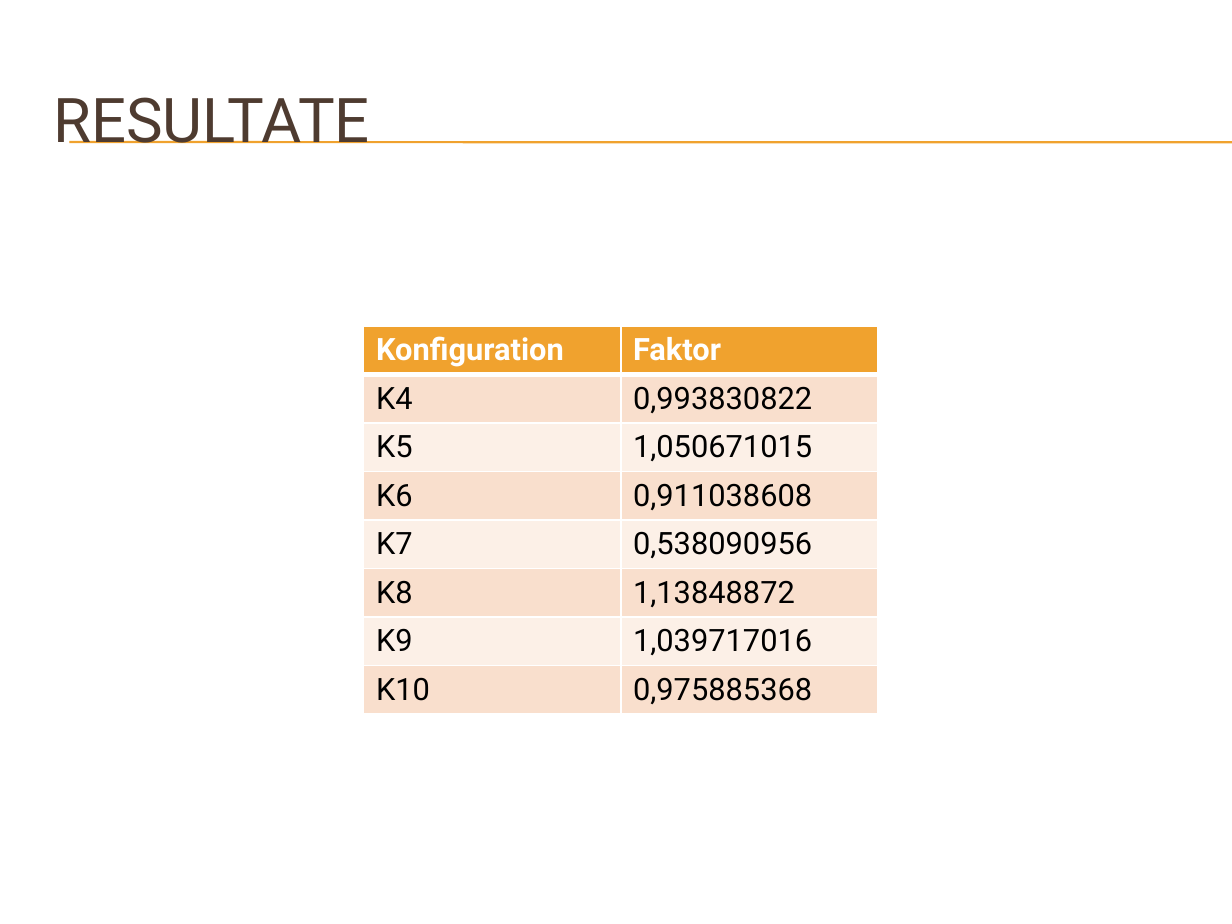
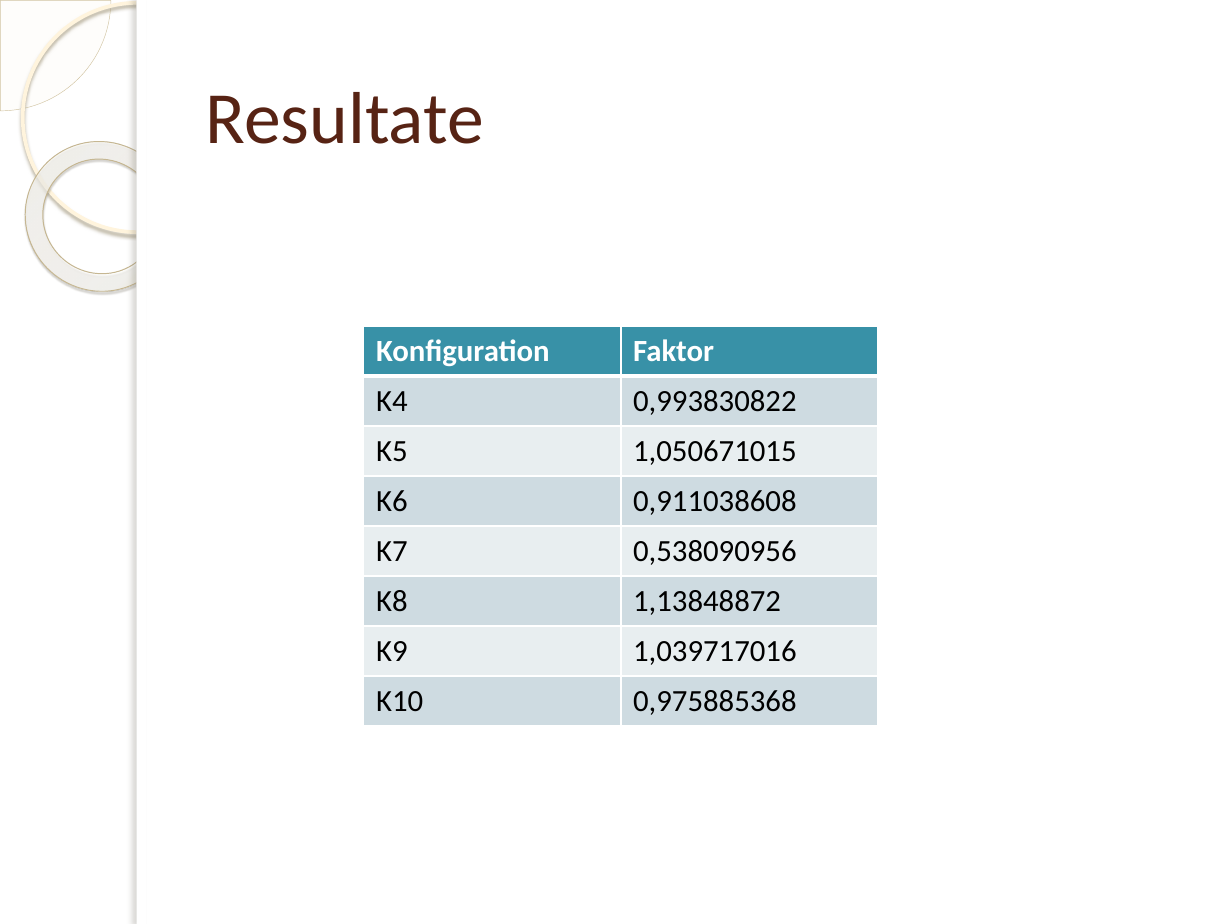
Before and after one commit to rinkdotrink/DB-olap-master-IIm11, a slide deck: slide 14 of Beleg/Praese.pptx (slide 15 before the commit). Drawn at 1232x924 pixels with LibreOffice and Linux fonts; fonts in the diff are those of the drawing; background and template pictures are left out. Boxes give left, top, right and bottom in pixels: in the first picture for what was removed or moved away, otherwise in the second. Text is boxed around its words. In the diff, an @@ line names an element or a change of style, - is before the commit and + after.

```diff
--- a/Beleg/Praese.pptx
+++ b/Beleg/Praese.pptx
@@ pie slice (boxed as its full ellipse) added at [0, 0, 111, 111], fill #FEFAF4 at 33% opacity, outline #D3C39F 0.25 pt @@
@@ ellipse added at [22, 2, 251, 232], outline #FFF5DE 2.15 pt @@
@@ rectangle added at [137, 0, 1232, 924], fill #FFFFFF @@
@@ rectangle added at [137, 0, 147, 924], fill #FFFFFF @@
@@ donut added at [0, 111, 206, 322], fill gradient #FFFCF6 to #FFFEFB to #F0D28E, outline #C7B893 0.58 pt @@
@@ title at [206, 92, 484, 144]: text changed; size 36 to 43 pt; font Roboto to Calibri; text colour #4E3B30 to #572314 @@
-RESULTATE
+Resultate
@@ line removed from (69, 142) to (1232, 142) @@
@@ line removed from (69, 143) to (1232, 143) @@
@@ table at [363, 326, 878, 721] @@
@@ fill #F0A22E to #3891A7 in row 1 @@
@@ fill #F9E0CD to #CEDCE1 in 8 cells @@
@@ fill #FCF0E8 to #E8EEF1 in 6 cells @@
@@ font Roboto to Calibri @@
```
Also in this commit, not shown: 13 other slides changed, 2 slides added, 2 slides removed.
